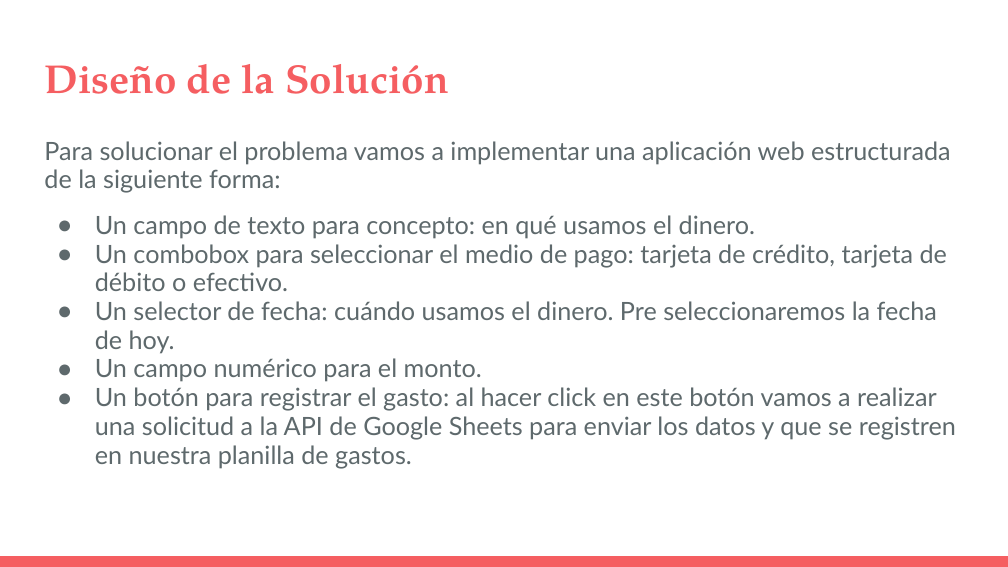
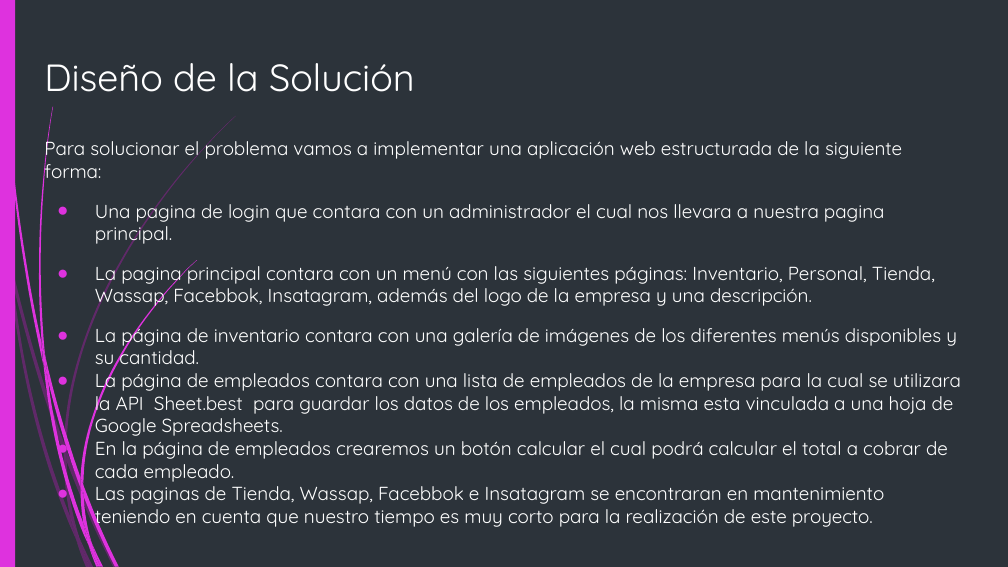
Before and after one commit to G4BOs/PyGDelicias, a slide deck: slide 4 of Presentacion/Presentación - Proyecto Final (1).pptx. Drawn at 1008x567 pixels with LibreOffice and Linux fonts; fonts in the diff are those of the drawing. Boxes give left, top, right and bottom in pixels: in the first picture for what was removed or moved away, otherwise in the second. Text is boxed around its words. In the diff, an @@ line names an element or a change of style, - is before the commit and + after.

```diff
--- a/Presentacion/Presentación - Proyecto Final (1).pptx
+++ b/Presentacion/Presentación - Proyecto Final (1).pptx
@@ background #FFFFFF to #2C333A @@
@@ rectangle added at (0,0,15,566), fill #DE32DE @@
@@ title "Diseño de la Solución" at (44,63,415,92): size 28.8 to 27 pt, font TeX Gyre Pagella to Quicksand, text colour #F55E61 to #FFFFFF, bold off @@
@@ text at (44,136,902,180): size 18 to 13.5 pt, font Lato to Quicksand, text colour #5E696C to #FFFFFF in "Para solucionar el problema vamos a implementar ..."; line spacing 0.95 to 1 @@
@@ text at (95,198,961,529): text changed; size 18 to 13.5 pt; font Lato to Quicksand; text colour #5E696C to #FFFFFF @@
-● Un campo de texto para concepto: en qué usamos el dinero.
-● Un combobox para seleccionar el medio de pago: tarjeta de crédito, tarjeta de débito o efectivo.
-● Un selector de fecha: cuándo usamos el dinero. Pre seleccionaremos la fecha de hoy.
-● Un campo numérico para el monto.
-● Un botón para registrar el gasto: al hacer click en este botón vamos a realizar una solicitud a la API de Google Sheets para enviar los datos y que se registren en nuestra planilla de gastos.
+● Una pagina de login que contara con un administrador el cual nos llevara a nuestra pagina principal.
+● La pagina principal contara con un menú con las siguientes páginas: Inventario, Personal, Tienda, Wassap, Facebbok, Insatagram, además del logo de la empresa y una descripción.
+● La página de inventario contara con una galería de imágenes de los diferentes menús disponibles y su cantidad.
+● La página de empleados contara con una lista de empleados de la empresa para la cual se utilizara la API Sheet.best para guardar los datos de los empleados, la misma esta vinculada a una hoja de Google Spreadsheets.
+● En la página de empleados crearemos un botón calcular el cual podrá calcular el total a cobrar de cada empleado.
+● Las paginas de Tienda, Wassap, Facebbok e Insatagram se encontraran en mantenimiento teniendo en cuenta que nuestro tiempo es muy corto para la realización de este proyecto.
@@ group added at (0,116,236,567): 10 freeform shapes @@
@@ group added at (2,0,198,567): 12 freeform shapes @@
@@ rectangle removed at (0,556,1008,567) @@
```
Also in this commit, not shown: 7 other slides changed, 3 slides added, 1 slide removed, 2 other files.
